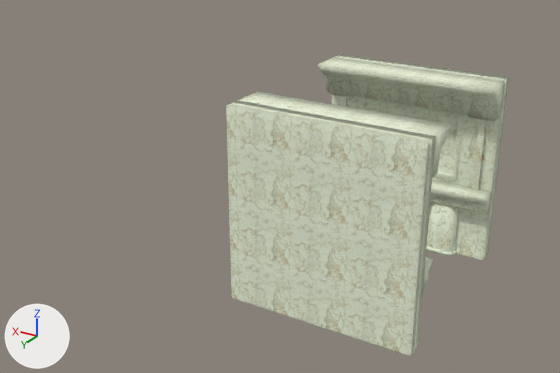
One commit to the Blender file limin_hotel_lights_out_1/blender/temple.blend: the scene before it, then after it.
Rendered twice from a camera (50 mm lens) standing at (-5.72, 13.34, 6.11) and looking at (1.17, 1.86, 0.37). Lighting does not change. The marker at lower left points along +X, +Y and +Z. The picture after the commit comes second.
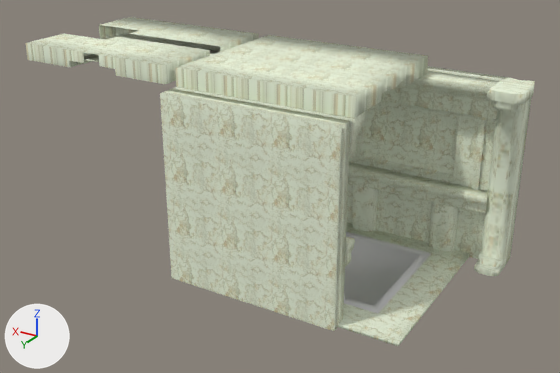
Pixel boxes [x1, y1, x2, y2] of what changed, in the pictures (560 x 373 px; the box of a moved part takes in the faces that stretch with it):
'Cube', reshaped, modifiers changed
    before: [226, 54, 509, 356]
    after: [347, 66, 509, 259]
'Cube.002', reshaped, turned, rescaled
    before: [426, 202, 459, 256]
    after: [160, 87, 368, 331]
'Cube.001', reshaped, moved, rescaled, modifiers changed (77% narrower, 14% shorter)
    before: [238, 58, 504, 289]
    after: [474, 77, 535, 276]
'Cube.003', reshaped, moved, turned, modifiers changed (mostly hidden before)
    before: [340, 97, 486, 190]
    after: [175, 35, 428, 118]
'Cube.004', added
    after: [338, 223, 470, 346]
    faces in mat_material_001 (picture img_mat_marble_green_01_128x128_png): [338, 223, 470, 346]
    faces in mat_material_003 (white #e7e7e7): [344, 236, 420, 306]
    faces in mat_material_002 (white #e7e7e7): [344, 232, 431, 313]
'Cube.005', added
    after: [25, 17, 259, 84]
part 1 of me_cube_001, added
    after: [348, 162, 488, 214]
part 2 of me_cube_001, added
    after: [381, 71, 499, 122]
part 3 of me_cube_001, added
    after: [352, 184, 378, 232]
part 4 of me_cube_001, added
    after: [428, 202, 459, 252]
part 5 of me_cube_002, deleted
    before: [238, 58, 504, 289]
part 6 of me_cube_002, added
    after: [474, 77, 535, 276]
part 7 of me_cube_003, moved or reshaped (not visible afterwards)
    before: [426, 202, 459, 256]
part 8 of me_cube_003, added
    after: [160, 89, 350, 331]
part 9 of me_cube_003, added (mostly hidden)
    after: [345, 237, 355, 267]
part 10 of me_cube_003, added (mostly hidden)
    after: [172, 87, 368, 161]

The change, as a list of edits to the scene's bpy script:
```text
Change me_cube_001:
    used by ob_cube; location = (0.0, 1.8, 0.0); scale = (1.0, 0.159, 1.0)
    remove me_cube_001.from_pydata(...)  # 200 vertices, 198 faces; spans x -2.32..1.0, y -12.37..-10.12, z -1.0..2.48
    add me_cube_001.from_pydata(...)  # 460 vertices, 432 faces; spans x -2.32..1.0, y -12.37..-6.59, z -1.0..2.48
    me_cube_001 part 1: a new loose piece of 84 vertices spanning x -2.32..1.0, y -10.37..-8.22, z 0.02..0.41, in mat_material_001 (picture img_mat_marble_green_01_128x128_png)
    me_cube_001 part 2: a new loose piece of 64 vertices spanning x -2.32..1.0, y -10.37..-6.59, z 1.79..2.48, in mat_material_001 (picture img_mat_marble_green_01_128x128_png)
    me_cube_001 part 3: a new loose piece of 48 vertices spanning x -0.14..0.48, y -10.41..-9.04, z -1.0..0.02, in mat_material_001 (picture img_mat_marble_green_01_128x128_png)
    me_cube_001 part 4: a new loose piece of 48 vertices spanning x -1.79..-1.18, y -10.41..-9.04, z -1.0..0.02, in mat_material_001 (picture img_mat_marble_green_01_128x128_png)
    other edits to the shape of me_cube_001 do not show in these pictures
Change me_cube_002:
    remove me_cube_002.from_pydata(...)  # 148 vertices, 138 faces; spans x -2.32..1.0, y -1.65..-1.05, z 0.02..2.48
    add me_cube_002.from_pydata(...)  # 142 vertices, 140 faces; spans x -2.86..-2.23, y -12.46..-6.23, z -1.0..2.49
    me_cube_002 part 5: 148 vertices removed from x -2.32..1.0, y -1.65..-1.05, z 0.02..2.48
    me_cube_002 part 6: 142 vertices added at x -2.86..-2.23, y -12.46..-6.23, z -1.0..2.49
Change me_cube_003:
    remove me_cube_003.from_pydata(...)  # 96 vertices, 84 faces; spans x -1.79..0.48, y -1.65..-1.44, z -1.0..0.02
    add me_cube_003.from_pydata(...)  # 468 vertices, 440 faces; spans x -2.32..1.0, y -12.37..-6.59, z -1.0..2.48
    me_cube_003 part 7: the loose piece of 48 vertices spanning x -1.79..-1.18, y -1.65..-1.44, z -1.0..0.02 is scaled about the mesh origin by (1, 6.3, 1)
    me_cube_003 part 8: a new loose piece of 208 vertices spanning x -2.32..1.0, y -12.37..-10.12, z -1.0..2.48
    me_cube_003 part 9: a new loose piece of 84 vertices spanning x -2.32..1.0, y -10.37..-8.22, z 0.02..0.41, in mat_material_001 (picture img_mat_marble_green_01_128x128_png)
    me_cube_003 part 10: a new loose piece of 64 vertices spanning x -2.32..1.0, y -10.37..-6.59, z 1.79..2.48, in mat_material_001 (picture img_mat_marble_green_01_128x128_png)
    other edits to the shape of me_cube_003 do not show in these pictures
    add me_cube_003.materials.append(mat_material_004)  # white #e7e7e7
Change me_cube_004:
    used by ob_cube_003; location = (0.0, 1.8, 0.0); scale = (1.0, 0.159, 1.0)
    remove me_cube_004.from_pydata(...)  # 16 vertices, 12 faces; spans x -2.09..0.77, y -10.37..-9.95, z 0.41..1.86
    add me_cube_004.from_pydata(...)  # 108 vertices, 106 faces; spans x -2.32..1.0, y -10.37..8.33, z 2.36..2.68
    me_cube_004 part 11: 16 vertices removed from x -2.09..0.77, y -10.37..-9.95, z 0.41..1.86; 108 vertices added at x -2.32..1.0, y -10.37..8.33, z 2.36..2.68
Change ob_cube:
    remove _m = ob_cube.modifiers.new('Mirror', 'MIRROR')
    remove _m.use_axis = (False, True, False)
Change ob_cube_001:
    remove _m = ob_cube_001.modifiers.new('Mirror', 'MIRROR')
    remove _m.use_axis = (False, True, False)
    ob_cube_001.location: (0.0, 1.8, 0.0) -> (0.02, 1.8, 0.0)
    ob_cube_001.scale: (1.0, 1.0, 1.0) -> (1.0, 0.159, 1.0)
Change ob_cube_002:
    ob_cube_002.rotation_euler: (0.0, 0.0, 0.0) -> (0.0, 0.0, 3.142)  # degrees (0, 0, 0) -> degrees (0, 0, 180)
    ob_cube_002.scale: (1.0, 1.0, 1.0) -> (1.0, 0.159, 1.0)
Change ob_cube_003:
    ob_cube_003.location: (0.0, 1.8, 0.0) -> (0.0, 1.69, 0.13)
    ob_cube_003.rotation_euler: (0.0, 0.0, 0.0) -> (0.0, 0.0, 3.142)  # degrees (0, 0, 0) -> degrees (0, 0, 180)
    remove _m = ob_cube_003.modifiers.new('Mirror', 'MIRROR')
    remove _m.use_axis = (False, True, False)
Add ob_cube_005:
    ob_cube_005 = bpy.data.objects.new('Cube.005', me_cube_009)  # 104 vertices, 85 faces; spans x -1.8..1.6, y -9.0..9.7, z -0.2..0.1; in mat_material_001 (picture img_mat_marble_green_01_128x128_png)
    ob_cube_005.location = (4.11, 1.91, 2.66)
    ob_cube_005.rotation_euler = (0.0, 0.0, 3.142)  # degrees (0, 0, 180)
    ob_cube_005.scale = (1.0, 0.159, 1.0)
Add ob_cube_004:
    ob_cube_004 = bpy.data.objects.new('Cube.004', me_cube_008)  # 24 vertices, 22 faces; spans x -1.66..1.66, y -1.48..1.48, z 0.0..0.06; in mat_material_001 (picture img_mat_marble_green_01_128x128_png), mat_material_002 (white #e7e7e7), mat_material_003 (white #e7e7e7)
    ob_cube_004.location = (0.0, 1.8, -0.99)
    ob_cube_004.scale = (1.24, 1.24, 1.24)
```
